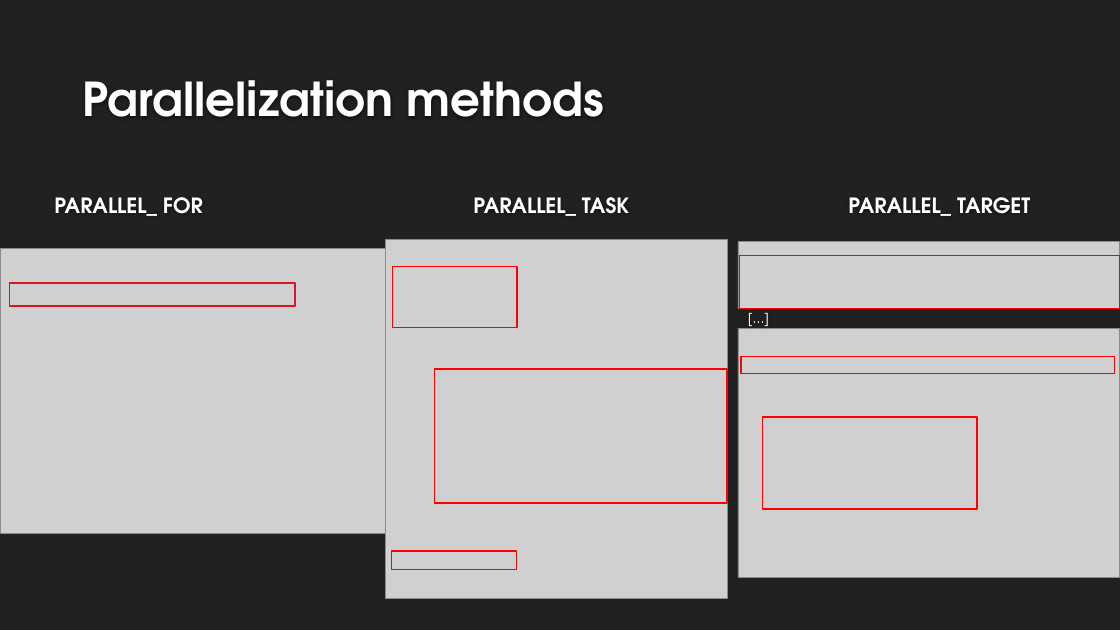
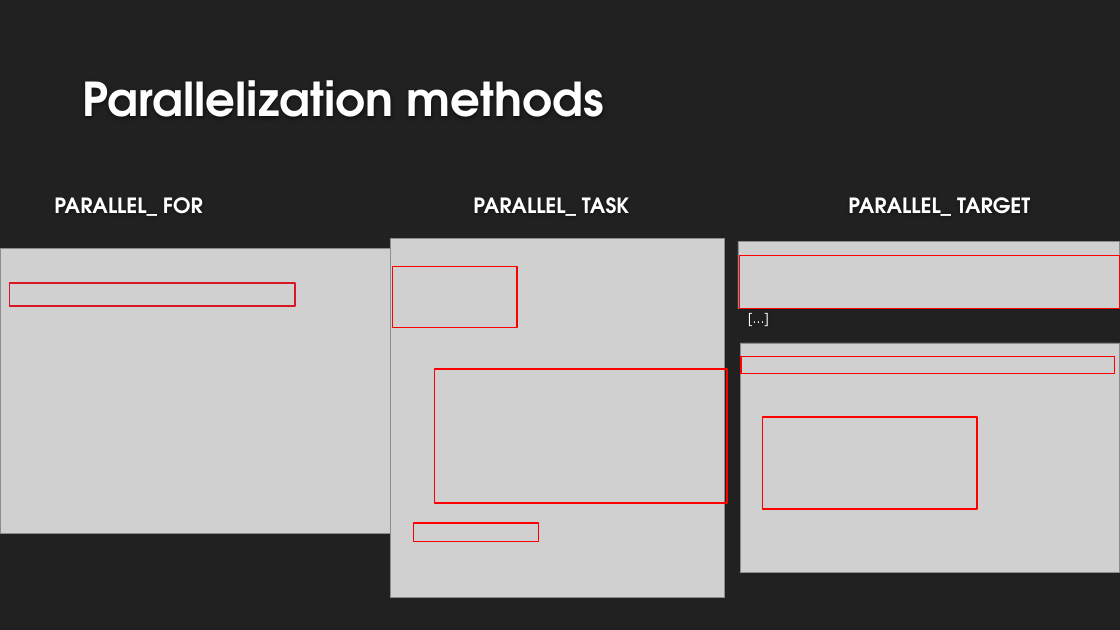
Before and after one commit to magicoderx/hpc-project, a slide deck: slide 5 of Progetto_HPC.pptx. Drawn at 1120x630 pixels with LibreOffice and Linux fonts; fonts in the diff are those of the drawing; grey boxes stand for pictures; background and template pictures are left out. Boxes give left, top, right and bottom in pixels: in the first picture for what was removed or moved away, otherwise in the second. Text is boxed around its words. In the diff, an @@ line names an element or a change of style, - is before the commit and + after.

```diff
--- a/Progetto_HPC.pptx
+++ b/Progetto_HPC.pptx
@@ picture: place and size @@
-picture at [386, 239, 727, 599]
+picture at [390, 239, 724, 597]
@@ picture: place and size @@
-picture at [739, 329, 1120, 577]
+picture at [740, 343, 1120, 573]
@@ rectangle: place and size @@
-rectangle at [392, 551, 517, 570]
+rectangle at [413, 523, 539, 542]
```
Also in this commit, not shown: 4 other slides changed, 1 other file.
